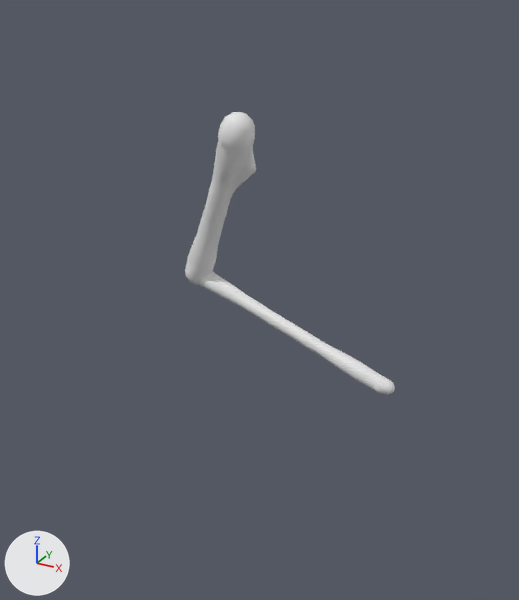
The FBX model blender/out/Velociraptor/export/Os_Bras_Velociraptor.fbx: old version first, new version second.
One viewpoint serves both versions: a 50 mm lens placed at (0.577, -1.125, 0.453), pointed at (-0.014, -0.05, -0.084). The lights are fixed; the arrows at lower left show +X, +Y and +Z. The older version comes first.

Objects in the first picture: 'Os_Bras_Velociraptor_01'.
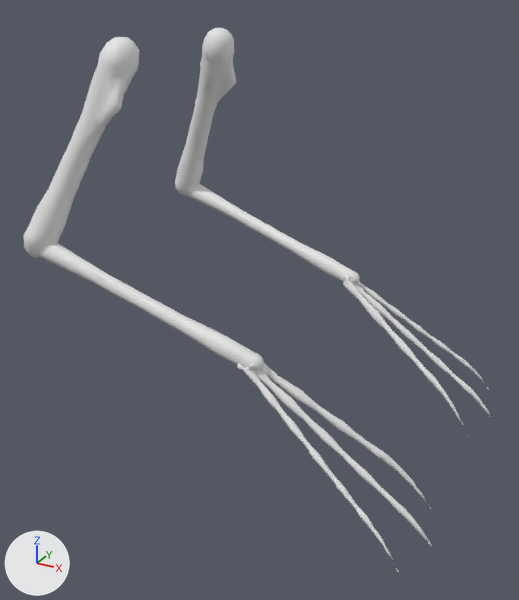
Diff of the bpy script that builds the scene:
```diff
--- a/blender/out/Velociraptor/export/Os_Bras_Velociraptor.fbx.py
+++ b/blender/out/Velociraptor/export/Os_Bras_Velociraptor.fbx.py
@@ me_os_bras_velociraptor_01 @@
 # used by ob_os_bras_velociraptor_01; location = (0.0, 0.0, 0.0)
-me_os_bras_velociraptor_01.from_pydata(...)  # 806 vertices, 1600 faces; spans x -0.237..0.237, y -0.074..0.074, z -0.254..0.254
+me_os_bras_velociraptor_01.from_pydata(...)  # 2630 vertices, 5192 faces; spans x -0.392..0.392, y -0.302..0.302, z -0.376..0.376
+# me_os_bras_velociraptor_01 part 1: the loose piece of 352 vertices spanning x -0.237..-0.03, y -0.074..0.074, z -0.123..0.254 is moved by (-0.154, 0.193, 0.122)
+# me_os_bras_velociraptor_01 part 2: the loose piece of 252 vertices spanning x -0.232..0.228, y -0.001..0.065, z -0.254..-0.076 is moved by (-0.154, 0.193, 0.122)
+# me_os_bras_velociraptor_01 part 3: the loose piece of 202 vertices spanning x -0.211..0.237, y 0.002..0.057, z -0.252..-0.081 is moved by (-0.154, 0.193, 0.122)
+# me_os_bras_velociraptor_01 part 4: 1316 vertices added at x -0.392..0.392, y -0.302..-0.121, z -0.37..0.375
+# me_os_bras_velociraptor_01 part 5: 508 vertices added at x 0.044..0.389, y 0.124..0.302, z -0.376..-0.106
 me_os_bras_velociraptor_01.materials.append(mat_museum_bone___warm_ivory)
```

Where the change shows, as pixel boxes [x1, y1, x2, y2] in the pictures (519 x 600 px; the box of a moved part takes in the faces that stretch with it):
'Os_Bras_Velociraptor_01', reshaped (123% wider, 92% taller): before [185, 112, 395, 395]; after [23, 28, 492, 572]
part 1 of me_os_bras_velociraptor_01, moved or reshaped: before [185, 112, 256, 285]; after [175, 28, 236, 196]
part 2 of me_os_bras_velociraptor_01, moved or reshaped: before [198, 275, 386, 394]; after [187, 186, 350, 282]
part 3 of me_os_bras_velociraptor_01, moved or reshaped: before [208, 271, 395, 395]; after [195, 184, 360, 284]
part 4 of me_os_bras_velociraptor_01, added: after [23, 37, 432, 572]
part 5 of me_os_bras_velociraptor_01, added: after [341, 275, 492, 437]
